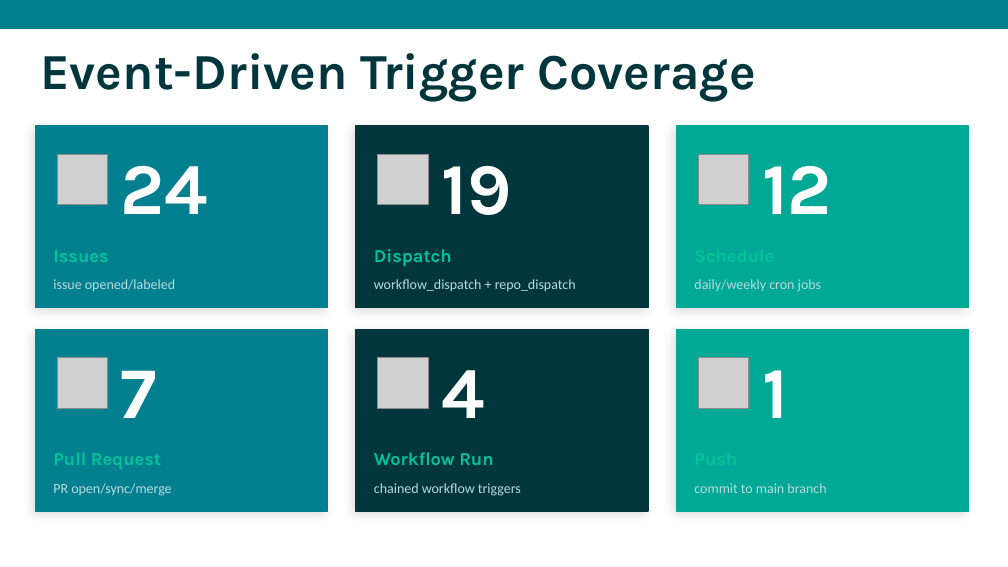
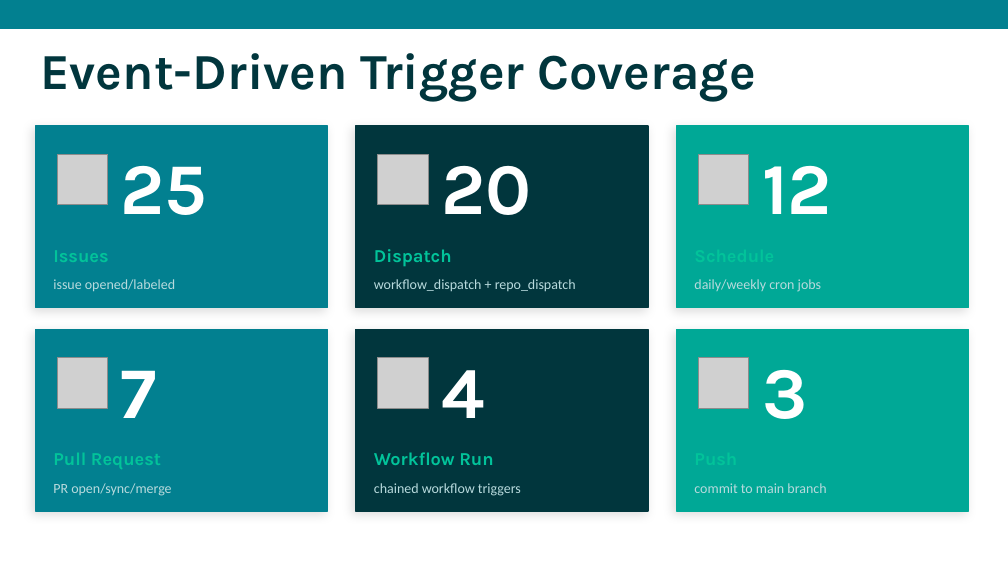
Before and after one commit to nicholasdbrady/foundry-docs, a slide deck: slide 6 of slides/foundry-docs-overview.pptx. Drawn at 1008x567 pixels with LibreOffice and Linux fonts; fonts in the diff are those of the drawing; grey boxes stand for pictures. Boxes give left, top, right and bottom in pixels: in the first picture for what was removed or moved away, otherwise in the second. Text is boxed around its words. In the diff, an @@ line names an element or a change of style, - is before the commit and + after.

```diff
--- a/slides/foundry-docs-overview.pptx
+++ b/slides/foundry-docs-overview.pptx
@@ text at (x1=121, y1=166, x2=207, y2=215): text changed @@
-24
+25
@@ text at (x1=441, y1=166, x2=531, y2=215): text changed @@
-19
+20
@@ text at (x1=762, y1=370, x2=807, y2=419): text changed @@
-1
+3
```
Also in this commit, not shown: 6 other slides changed, 1 other file.
